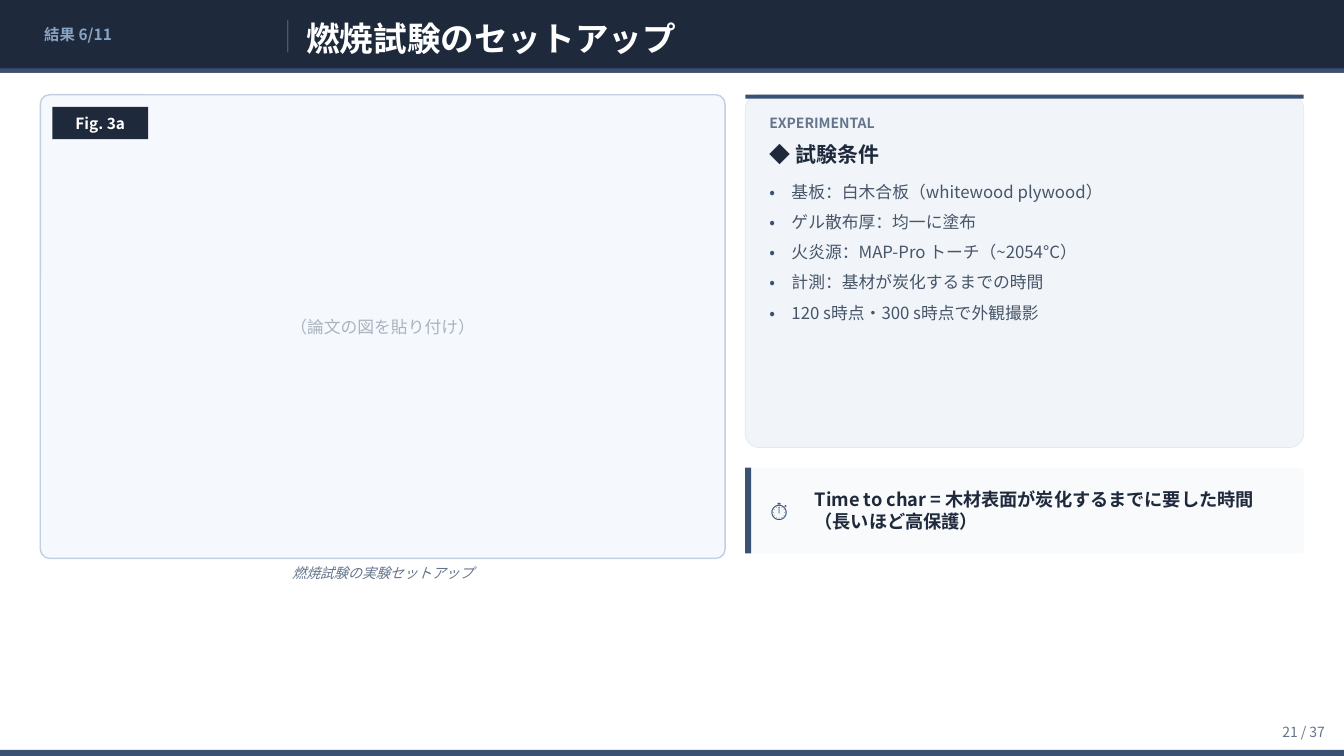
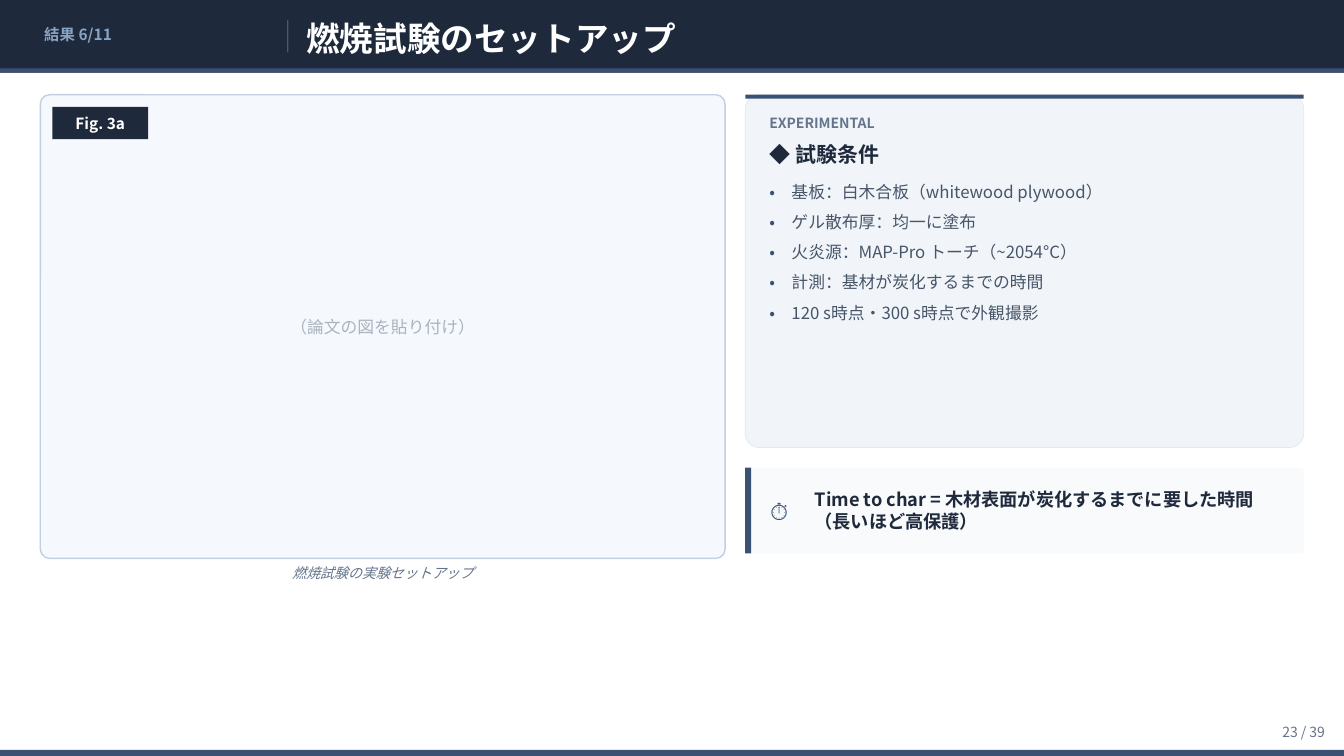
Before and after one commit to ytaisei0525-design/my-first-claude, a slide deck: slide 23 of slides.pptx (slide 21 before the commit). Drawn at 1344x756 pixels with LibreOffice and Linux fonts; fonts in the diff are those of the drawing. Boxes give left, top, right and bottom in pixels: in the first picture for what was removed or moved away, otherwise in the second. Text is boxed around its words. In the diff, an @@ line names an element or a change of style, - is before the commit and + after.

```diff
--- a/slides.pptx
+++ b/slides.pptx
@@ text at box(1282, 726, 1325, 737): text changed @@
-21 / 37
+23 / 39
```
Also in this commit, not shown: 36 other slides changed, 2 slides added, 4 other files.
